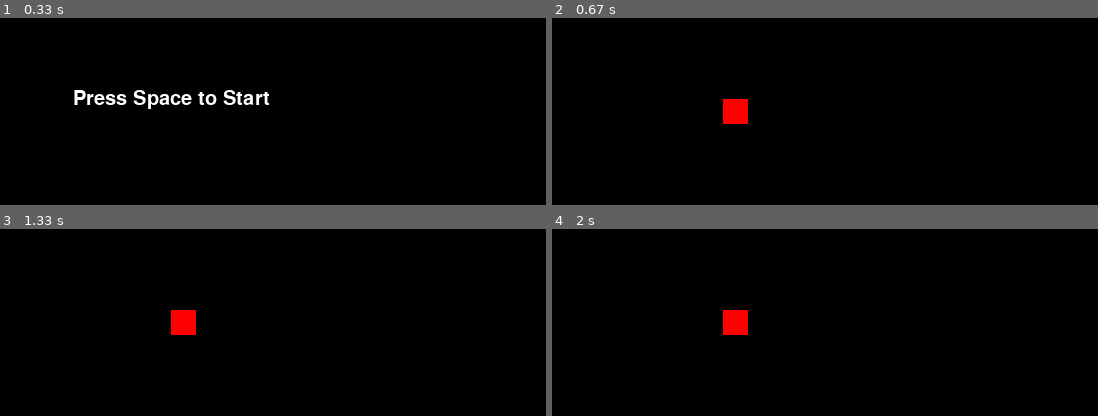
Above: before the commit, frames 1-4 (two rows, left to right).
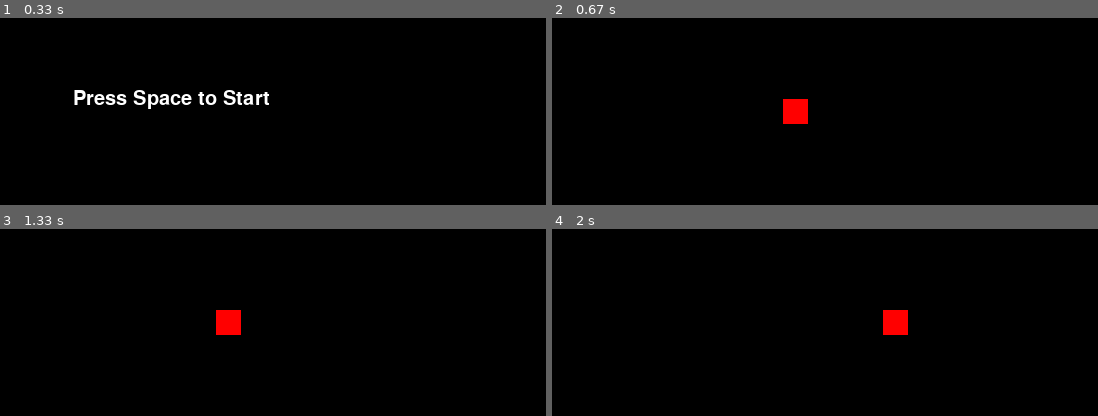
Above: after the commit, the same moments.

Repository: Dev-Chase/new_snake_pygame
Game: pygame game, started from main.py
Two runs of this game, one before a commit and one after it. Both use one fixed random seed, a clock stepped at 60 frames per second and the inputs below.
Inputs:
- Up to frame 1 (0.33 s): no input
- Up to frame 2 (0.67 s): tap Space at 0.33 s
- Up to frame 3 (1.33 s): tap K at 0.67 s; hold F from 1 s (still down); hold Right from 1 s (still down); tap Space at 1.07 s
- Up to frame 4 (2 s): tap Space at 1.37 s; release F at 1.47 s; release Right at 1.47 s

Frame 1 is identical in both runs. In frame 2, 1.2% of the frame differs, in the area x 31-47%, y 43-57%; in frame 3, 1.2%; in frame 4, 1.2%.

Commit message:
Re-added Movement

Diff:
--- a/main.py
+++ b/main.py
@@ -28,14 +28,19 @@
     while True:
         display.fill(bg_colour)
 
-        keys = pygame.key.get_pressed()
         for event in pygame.event.get():
             if event.type == pygame.QUIT:
                 pygame.quit()
                 sys.exit()
 
-            if event.type == pygame.KEYDOWN and game_state == game_states["start"] or game_state == game_states["game-over"]:
-                game_state = game_states["playing"]
+            if event.type == pygame.KEYDOWN:
+                if event.key == pygame.K_SPACE and game_state != game_states["playing"]:
+                    # Setting up and Starting the Playing State
+                    game_state = game_states["playing"]
+                    snake.__init__()
+                elif game_states["playing"]:
+                    if event.key == pygame.K_f:
+                        snake.grow()
 
         # Start Screen
         if game_state == game_states["start"]:
@@ -43,22 +48,28 @@
 
         # Playing Screen
         elif game_state == game_states["playing"]:
+            # Food Collision
+            # if pygame.key.get_pressed()[pygame.K_f]:
+            #     snake.grow()
+
             # Game Over Checks
-            if keys[pygame.K_k]:
+            if pygame.key.get_pressed()[pygame.K_k]:
                 text_box.__init__("Game Over. Press Space to Start.")
                 game_state = game_states["game-over"]
                 screen_shake = FPS/8  # Screen Shake for an Eighth of a Second
 
             # Updating
+            snake.update()
+
             # Drawing
-            snake.display(display)
+            snake.draw(display)
 
         # Game Over Screen
         elif game_state == game_states["game-over"]:
             display.blit(text_box.text, text_box.rect.topleft)
 
             # Drawing
-            snake.display(display)
+            snake.draw(display)
 
         # Implement Screen Shake
         if screen_shake <= 0:
--- a/snake.py
+++ b/snake.py
@@ -3,28 +3,68 @@
 
 class Cube(pygame.sprite.Sprite):
     # Class Constructor
-    def __init__(self, pos=(tile_size*(W//tile_size//2), tile_size*(H//tile_size//2)), colour=player_colour, size=(tile_size, tile_size)):
+    def __init__(self, pos=(tile_size*(W//tile_size//2), tile_size*(H//tile_size//2)), colour=player_colour, size=(tile_size, tile_size), x=0, y=0):
         super().__init__()
         self.image = pygame.Surface(size)
         self.image.fill(colour)
         self.rect = self.image.get_rect(topleft=pos)
+        self.direction = pygame.math.Vector2(x, y)
+
+    # Direction Change Method
+    def look_at(self, x, y):
+        self.direction.x = x
+        self.direction.y = y
 
 
 class Snake:
     # Class Constructor
     def __init__(self):
-        self.desired_direction = pygame.math.Vector2(0, 0)
-        self.body = [Cube()]
+        self.desired_x = 0
+        self.desired_y = 0
+        self.should_change = False
+        self.body = [Cube(x=1)]
 
     # Method to Run Every Frame
     def update(self):
+        # Getting Current Pressed Keys
         keys = pygame.key.get_pressed()
 
+        # Horizontal Movement Checks
+        if keys[pygame.K_LEFT] and not self.body[0].direction.x:
+            self.change_dir(-1, 0)
+        elif keys[pygame.K_RIGHT] and not self.body[0].direction.x:
+            self.change_dir(1, 0)
+
+        # Vertical Movement Checks
+        if keys[pygame.K_UP] and not self.body[0].direction.y:
+            self.change_dir(0, -1)
+        elif keys[pygame.K_DOWN] and not self.body[0].direction.y:
+            self.change_dir(0, 1)
+
+        # Changing Snake Directions if Requested
+        if self.on_tile() and self.should_change:  # Only if on Tile
+            self.body[0].look_at(self.desired_x, self.desired_y)
+            self.should_change = False
+
+        # Moving Snake
+        self.move()
+
+    # Changing Directions Method
+    def change_dir(self, x, y):
+        self.should_change = True
+        self.desired_x = x
+        self.desired_y = y
+
     # Drawing Method
-    def display(self, surface):
+    def draw(self, surface):
         for item in self.body:
             surface.blit(item.image, item.rect.topleft)
             self.on_tile()
+
+    # Method for Growing Snake after Collision w/ Food
+    def grow(self):
+        # print("added")
+        pass
 
     # On Tile Check Method
     def on_tile(self):
@@ -44,6 +84,6 @@
             return True
         return False
 
-    def move_step(self, d):
-        for item in self.body:
-            item.rect.topleft += d * tile_size
+    # Snake Movement Method
+    def move(self):
+        self.body[0].rect.topleft += self.body[0].direction*move_speed
